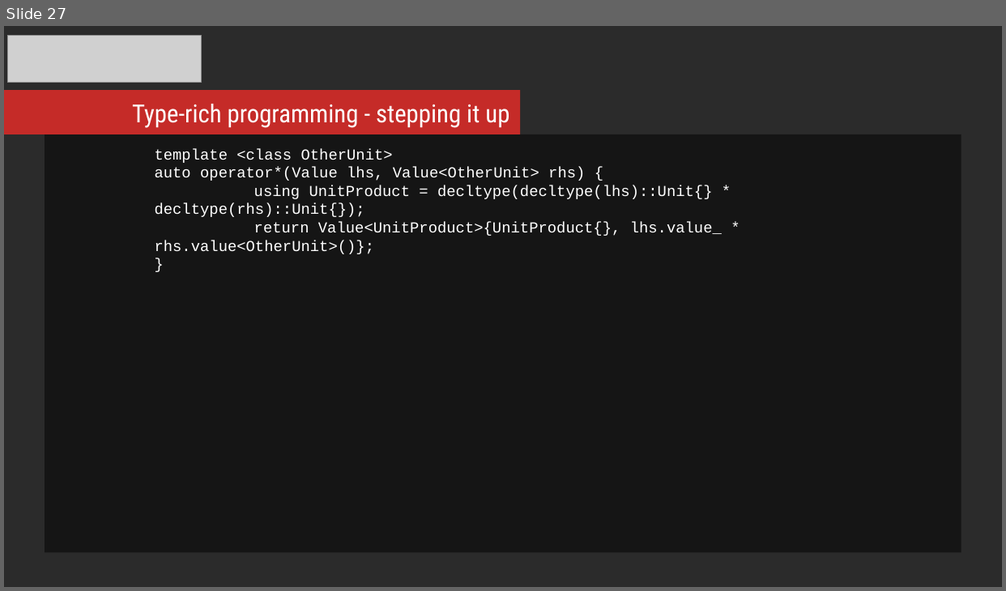
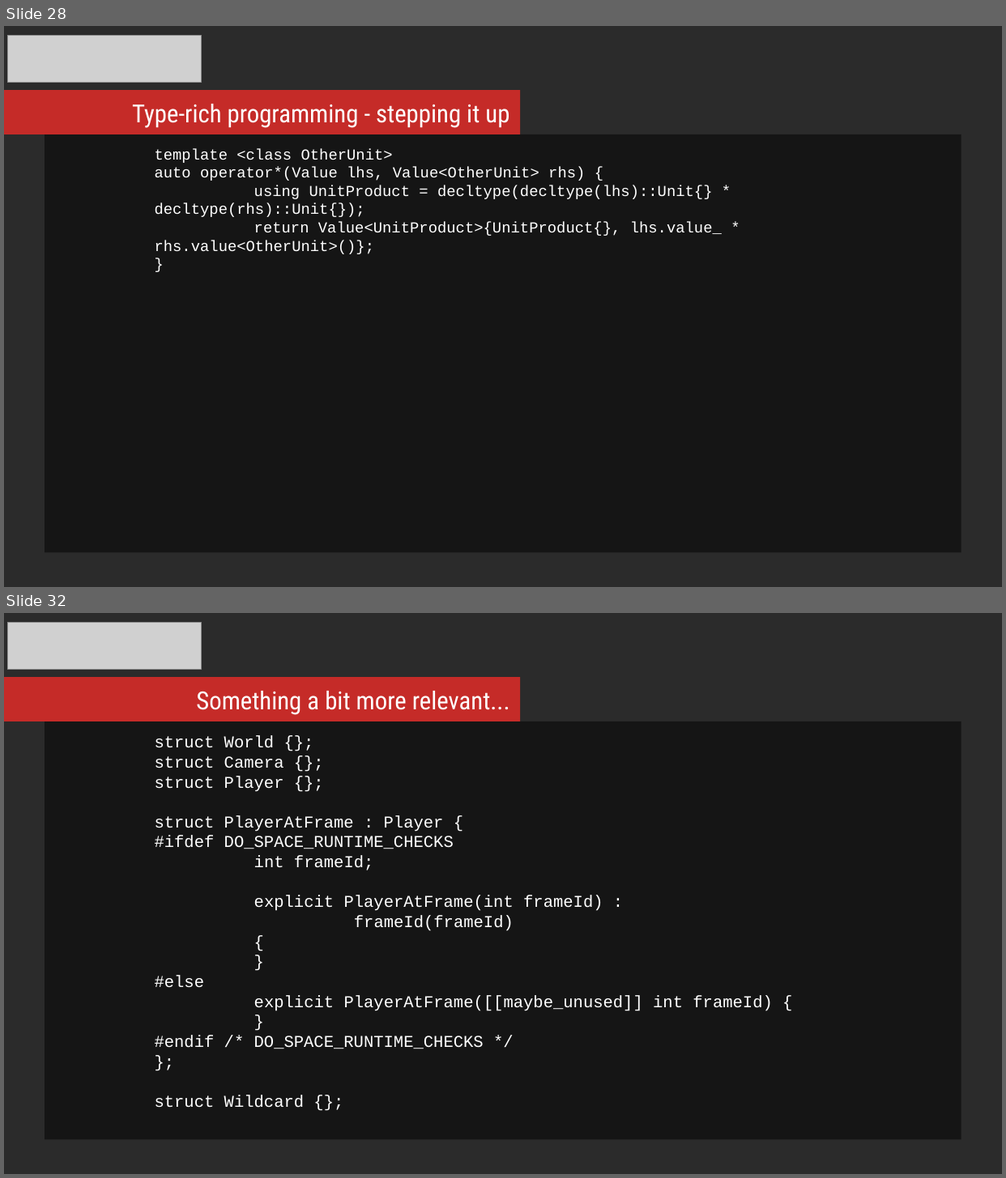
Before and after one commit to mikosz/type-safety, a slide deck: ask-not-what-you-can-do-for-the-compiler.odp. Shown one above the other, each under a label of ours: slide 27 before the commit, slides 28 and 32 after it; the slides between them are not shown. The pictures are 1006x591 and 1006x1178 pixels, drawn with LibreOffice and Linux fonts; fonts in the diff are those of the drawing; grey boxes stand for pictures; background and template pictures are left out; a plain dark background stands for a picture behind light text. Boxes give left, top, right and bottom in pixels: in the first picture for what was removed or moved away, otherwise in the second. Text is boxed around its words. In the diff, an @@ line names an element or a change of style, - is before the commit and + after.

```diff
--- a/ask-not-what-you-can-do-for-the-compiler.odp
+++ b/ask-not-what-you-can-do-for-the-compiler.odp
@@ slide 32 added at [4, 613, 1002, 1174], background picture (left out) @@
@@ picture added at [8, 622, 202, 669] @@
@@ rectangle added at [4, 677, 520, 721], fill #C52B28 @@
@@ text added at [196, 691, 510, 715], 18 pt, text #FFFFFF @@
+Something a bit more relevant...
@@ rectangle added at [45, 722, 961, 1139], fill #000000 at 51% opacity, 12 pt, text #FFFFFF @@
+struct World {};
+struct Camera {};
+struct Player {};
+struct PlayerAtFrame : Player {
+#ifdef DO_SPACE_RUNTIME_CHECKS
+int frameId;
+explicit PlayerAtFrame(int frameId) :
+frameId(frameId)
+{
+}
+#else
+explicit PlayerAtFrame([[maybe_unused]] int frameId) {
+}
+#endif /* DO_SPACE_RUNTIME_CHECKS */
+};
+struct Wildcard {};
@@ what was slide 27 is now slide 28 @@
```
Also in this commit, not shown: 8 other slides added, 12 other files.
